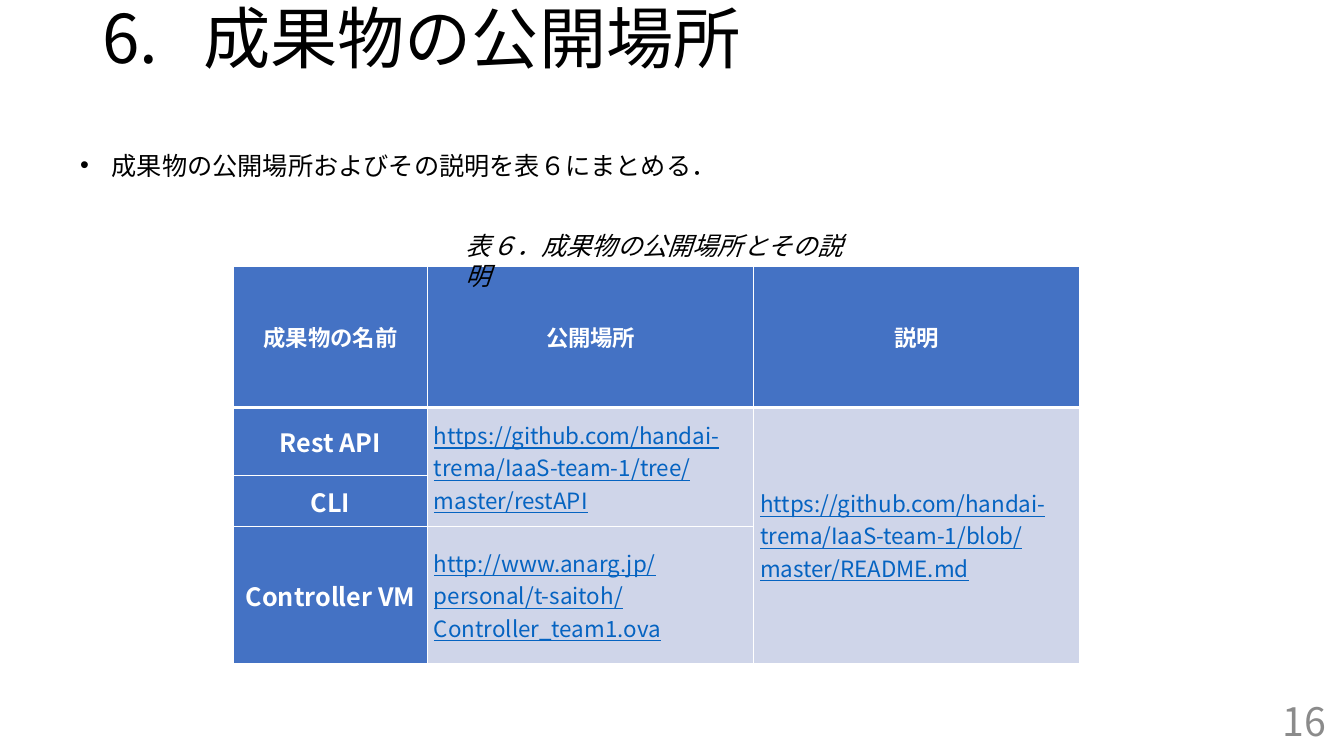
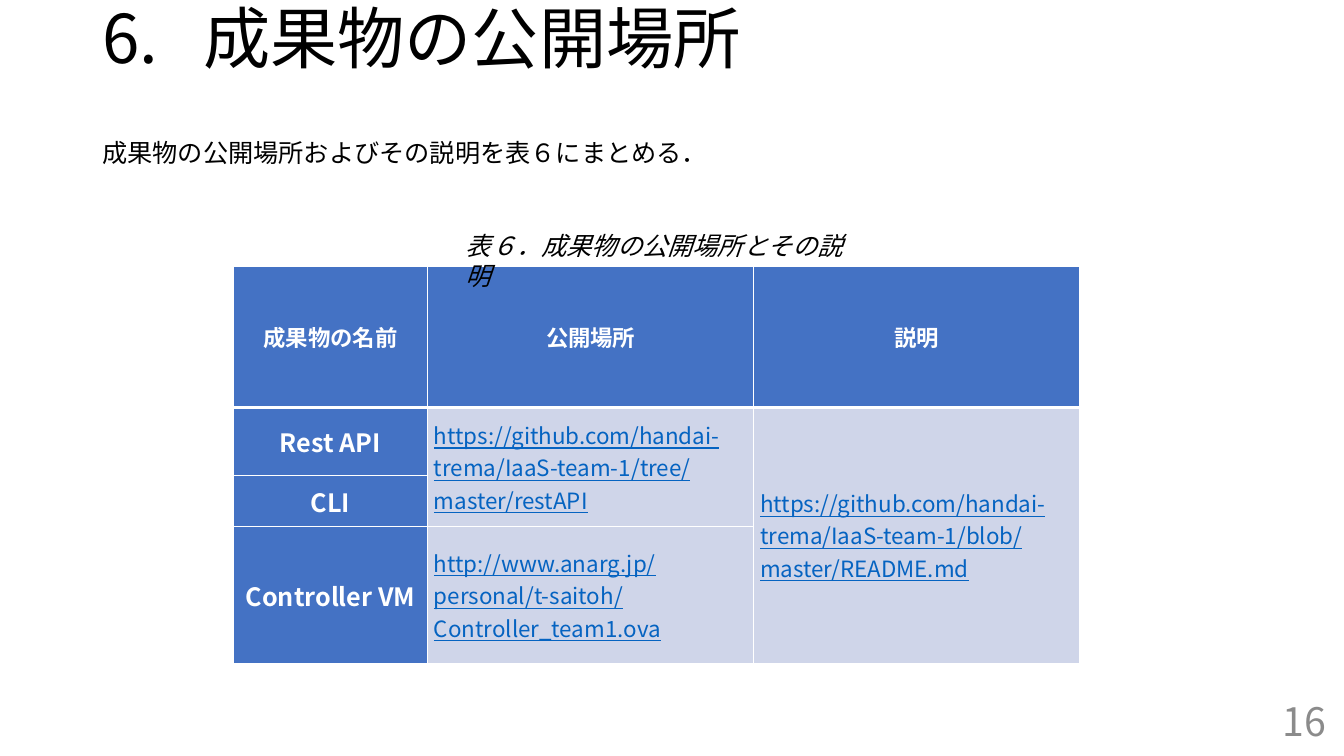
Before and after one commit to handai-trema/IaaS-team-1, a slide deck: slide 16 of FinalReport_team1.pptx. Drawn at 1344x756 pixels with LibreOffice and Linux fonts; fonts in the diff are those of the drawing. Boxes give left, top, right and bottom in pixels: in the first picture for what was removed or moved away, otherwise in the second. Text is boxed around its words. In the diff, an @@ line names an element or a change of style, - is before the commit and + after.

```diff
--- a/FinalReport_team1.pptx
+++ b/FinalReport_team1.pptx
@@ text "成果物の公開場所およびその説明を表６にまとめる．": place and size @@
-text "成果物の公開場所およびその説明を表６にまとめる．" at [112, 153, 717, 177]
+text "成果物の公開場所およびその説明を表６にまとめる．" at [102, 140, 707, 164]
@@ text "成果物の公開場所およびその説明を表６にまとめる．" at [102, 140, 707, 164]: bullet • to none @@
```
Also in this commit, not shown: 3 other slides changed.
